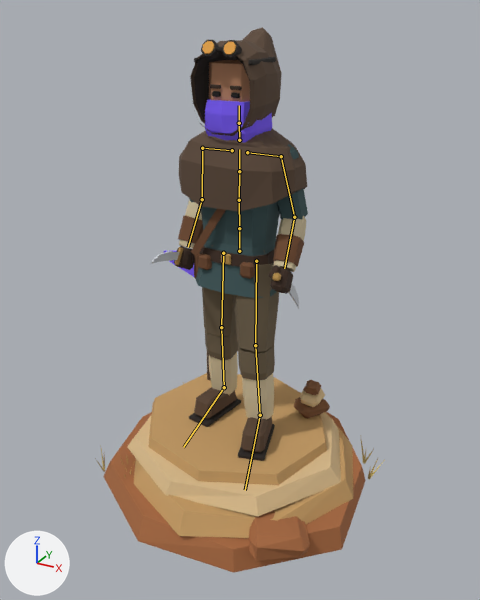
An edit to the glTF model web/public/models/pathfinder.glb, drawn before and after from the same camera.
Before and after are seen from a camera (50 mm lens) standing at (1.44, -2.62, 2.01) and looking at (0.01, -0.01, 0.7). The axes (+X, +Y, +Z) are drawn at lower left. The lights are the same throughout. The first picture is the older version. The bones that change, and the others that lie on the model, are drawn over the model as lines.

The first picture shows 'PathfinderBase', 'PathfinderBody'.
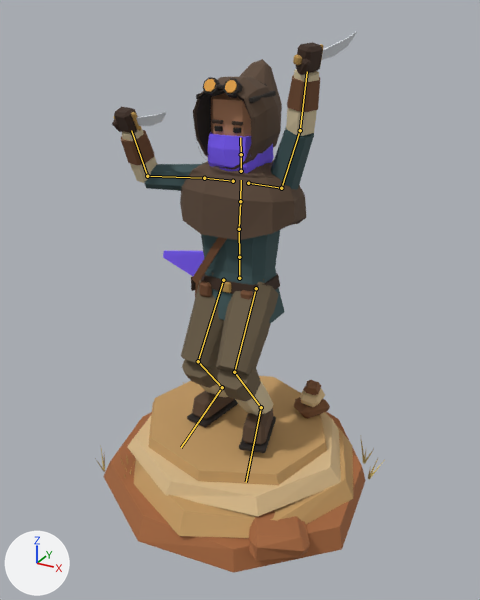
The newer file adds an action. The first version stands in its rest pose; the second is drawn at frame 40 of the action 'cheer'.

The change, as JSON lines over the scene's bpy script:
```json
{"block": "bone_hips", "where": "bone_hips = bpy.data.objects['Pathfinder'].pose.bones['Hips']"}
{"op": "set", "path": "bone_hips.location", "old": "(0.0, 0.0, 0.0)", "new": "(0.0, -0.14, 0.0)"}
{"block": "bone_spine1", "where": "bone_spine1 = bpy.data.objects['Pathfinder'].pose.bones['Spine1']  # child of 'Spine'"}
{"op": "set", "path": "bone_spine1.rotation_quaternion", "old": "(1.0, 0.0, 0.0, 0.0)", "new": "(1.0, -0.026, 0.0, 0.0)", "note": "degrees (0, 0, 0) -> degrees (-3, 0, 0)"}
{"block": "bone_head", "where": "bone_head = bpy.data.objects['Pathfinder'].pose.bones['Head']  # child of 'Neck'"}
{"op": "set", "path": "bone_head.rotation_quaternion", "old": "(1.0, 0.0, 0.0, 0.0)", "new": "(0.999, 0.045, 0.0, 0.0)", "note": "degrees (0, 0, 0) -> degrees (5, 0, 0)"}
{"block": "bone_arml", "where": "bone_arml = bpy.data.objects['Pathfinder'].pose.bones['ArmL']  # child of 'ShoulderL'"}
{"op": "set", "path": "bone_arml.rotation_quaternion", "old": "(1.0, 0.0, 0.0, 0.0)", "new": "(0.266, 0.094, 0.0, -0.959)", "note": "degrees (0, 0, 0) -> degrees (3, 10, -149)"}
{"block": "bone_forearml", "where": "bone_forearml = bpy.data.objects['Pathfinder'].pose.bones['ForeArmL']  # child of 'ArmL'"}
{"op": "set", "path": "bone_forearml.rotation_quaternion", "old": "(1.0, 0.0, 0.0, 0.0)", "new": "(0.932, 0.343, 0.0, -0.118)", "note": "degrees (0, 0, 0) -> degrees (40, 5, -13)"}
{"block": "bone_armr", "where": "bone_armr = bpy.data.objects['Pathfinder'].pose.bones['ArmR']  # child of 'ShoulderR'"}
{"op": "set", "path": "bone_armr.rotation_quaternion", "old": "(1.0, 0.0, 0.0, 0.0)", "new": "(0.745, -0.136, 0.0, 0.654)", "note": "degrees (0, 0, 0) -> degrees (-12, 10, 81)"}
{"block": "bone_forearmr", "where": "bone_forearmr = bpy.data.objects['Pathfinder'].pose.bones['ForeArmR']  # child of 'ArmR'"}
{"op": "set", "path": "bone_forearmr.rotation_quaternion", "old": "(1.0, 0.0, 0.0, 0.0)", "new": "(0.823, -0.119, 0.0, 0.556)", "note": "degrees (0, 0, 0) -> degrees (-11, 8, 67)"}
{"block": "bone_uplegl", "where": "bone_uplegl = bpy.data.objects['Pathfinder'].pose.bones['UpLegL']  # child of 'Hips'"}
{"op": "set", "path": "bone_uplegl.rotation_quaternion", "old": "(1.0, 0.0, 0.0, 0.0)", "new": "(0.959, -0.28, -0.024, -0.028)", "note": "degrees (0, 0, 0) -> degrees (-32, -3, -2)"}
{"block": "bone_legl", "where": "bone_legl = bpy.data.objects['Pathfinder'].pose.bones['LegL']  # child of 'UpLegL'"}
{"op": "set", "path": "bone_legl.rotation_quaternion", "old": "(1.0, 0.0, 0.0, 0.0)", "new": "(0.833, 0.552, 0.028, 0.027)", "note": "degrees (0, 0, 0) -> degrees (67, 1, 4)"}
{"block": "bone_footl", "where": "bone_footl = bpy.data.objects['Pathfinder'].pose.bones['FootL']  # child of 'LegL'"}
{"op": "set", "path": "bone_footl.rotation_quaternion", "old": "(1.0, 0.0, 0.0, 0.0)", "new": "(0.956, -0.186, -0.071, -0.217)", "note": "degrees (0, 0, 0) -> degrees (-19, -13, -23)"}
{"block": "bone_uplegr", "where": "bone_uplegr = bpy.data.objects['Pathfinder'].pose.bones['UpLegR']  # child of 'Hips'"}
{"op": "set", "path": "bone_uplegr.rotation_quaternion", "old": "(1.0, 0.0, 0.0, 0.0)", "new": "(-0.959, 0.281, -0.02, -0.019)", "note": "degrees (0, 0, 0) -> degrees (-33, 3, 1)"}
{"block": "bone_legr", "where": "bone_legr = bpy.data.objects['Pathfinder'].pose.bones['LegR']  # child of 'UpLegR'"}
{"op": "set", "path": "bone_legr.rotation_quaternion", "old": "(1.0, 0.0, 0.0, 0.0)", "new": "(0.833, 0.552, -0.028, -0.025)", "note": "degrees (0, 0, 0) -> degrees (67, -1, -4)"}
{"block": "bone_footr", "where": "bone_footr = bpy.data.objects['Pathfinder'].pose.bones['FootR']  # child of 'LegR'"}
{"op": "set", "path": "bone_footr.rotation_quaternion", "old": "(1.0, 0.0, 0.0, 0.0)", "new": "(0.956, -0.262, 0.035, 0.13)", "note": "degrees (0, 0, 0) -> degrees (-30, 8, 13)"}
```

Boxes [x1, y1, x2, y2] around the edits, measured in the pictures (480 x 600 px):
```json
{"object": "PathfinderBody", "change": "posed", "before": [150, 27, 308, 461], "after": [112, 32, 357, 453], "on screen": "55% wider"}
{"bone": "Hips", "before": "(239, 251) to (239, 231)", "after": "(239, 278) to (239, 259)"}
{"bone": "Spine1", "before": "(239, 200) to (239, 171)", "after": "(239, 229) to (240, 201)"}
{"bone": "Head", "before": "(239, 123) to (239, 105)", "after": "(241, 154) to (240, 137)"}
{"bone": "ArmL", "before": "(281, 156) to (294, 217)", "after": "(281, 188) to (300, 130)"}
{"bone": "ForeArmL", "before": "(294, 217) to (284, 268)", "after": "(300, 130) to (307, 71)"}
{"bone": "ArmR", "before": "(202, 148) to (202, 199)", "after": "(204, 178) to (147, 176)"}
{"bone": "ForeArmR", "before": "(202, 199) to (188, 247)", "after": "(147, 176) to (131, 130)"}
{"bone": "UpLegL", "before": "(256, 261) to (255, 345)", "after": "(256, 288) to (234, 372)"}
{"bone": "LegL", "before": "(255, 345) to (260, 415)", "after": "(234, 372) to (261, 407)"}
{"bone": "FootL", "before": "(260, 415) to (245, 490)", "after": "(261, 407) to (246, 482)"}
{"bone": "UpLegR", "before": "(223, 253) to (221, 327)", "after": "(223, 280) to (198, 361)"}
{"bone": "LegR", "before": "(221, 327) to (224, 387)", "after": "(198, 361) to (222, 387)"}
{"bone": "FootR", "before": "(224, 387) to (183, 447)", "after": "(222, 387) to (181, 447)"}
```
